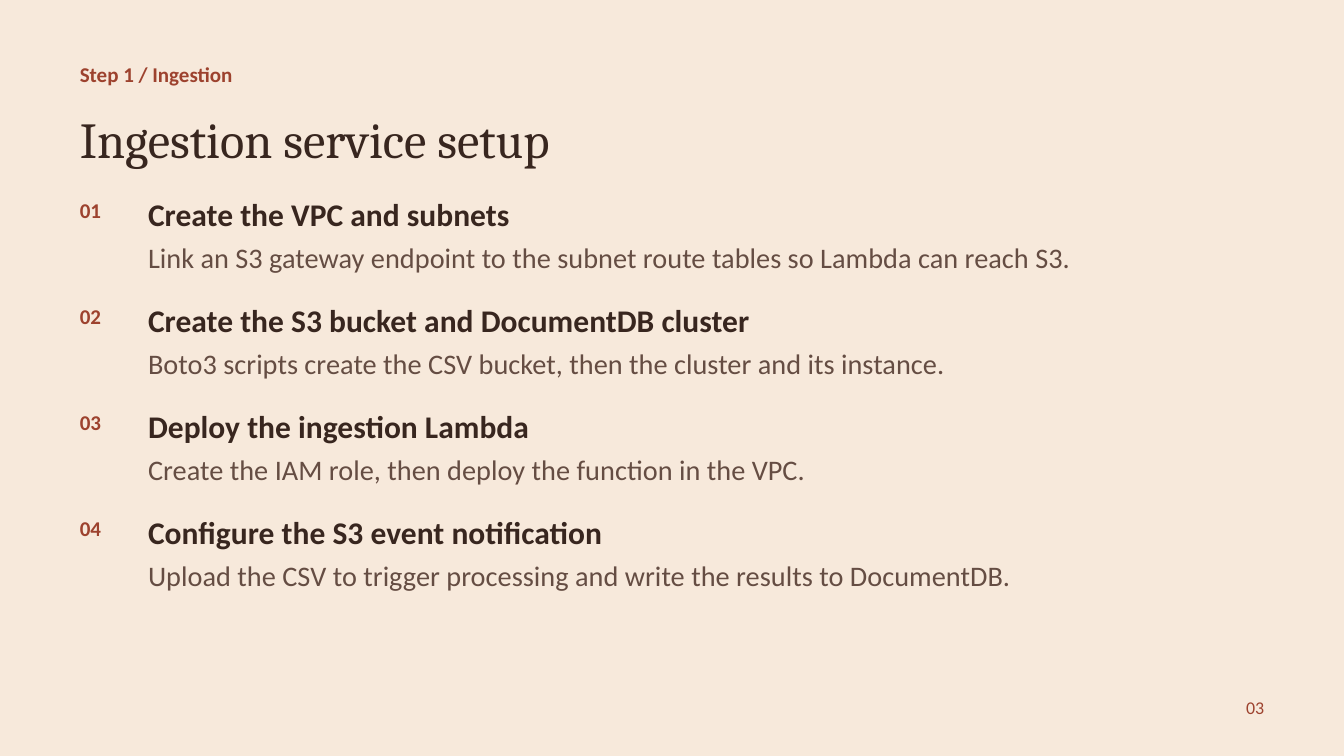
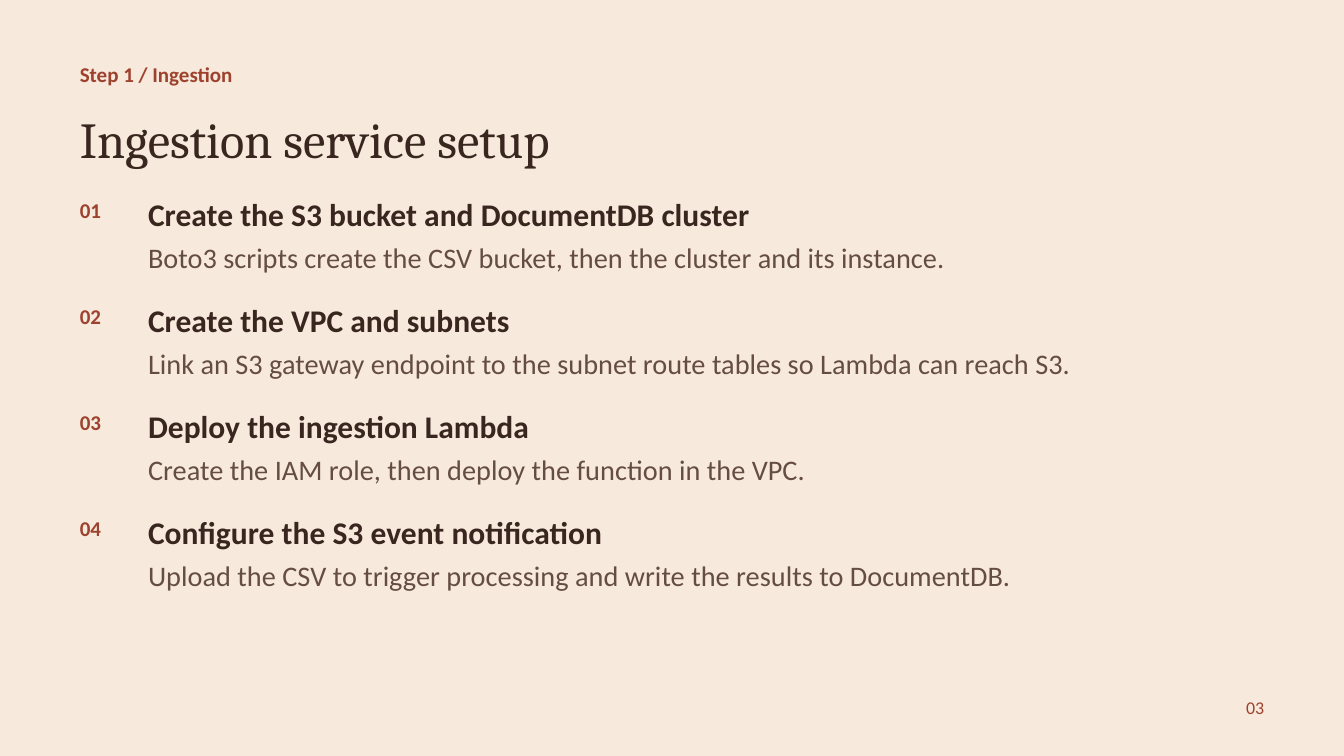
Before and after one commit to Aymen-Belkacem/Cloudsys-project, a slide deck: slide 3 of Presentation-CloudSys.pptx. Drawn at 1344x756 pixels with LibreOffice and Linux fonts; fonts in the diff are those of the drawing. Boxes give left, top, right and bottom in pixels: in the first picture for what was removed or moved away, otherwise in the second. Text is boxed around its words. In the diff, an @@ line names an element or a change of style, - is before the commit and + after.

Commit message:
ppt

```diff
--- a/Presentation-CloudSys.pptx
+++ b/Presentation-CloudSys.pptx
@@ text "Create the S3 bucket and ...": place and size @@
-text "Create the S3 bucket and ..." at (148,310,750,333)
+text "Create the S3 bucket and ..." at (148,204,750,227)
@@ text "Boto3 scripts create the CSV ...": place and size @@
-text "Boto3 scripts create the CSV ..." at (148,354,944,379)
+text "Boto3 scripts create the CSV ..." at (148,248,944,273)
@@ text "Create the VPC and subnets": place and size @@
-text "Create the VPC and subnets" at (148,204,509,227)
+text "Create the VPC and subnets" at (148,310,509,333)
@@ text "Link an S3 gateway endpoint ...": place and size @@
-text "Link an S3 gateway endpoint ..." at (148,248,1070,273)
+text "Link an S3 gateway endpoint ..." at (148,354,1070,379)
```
